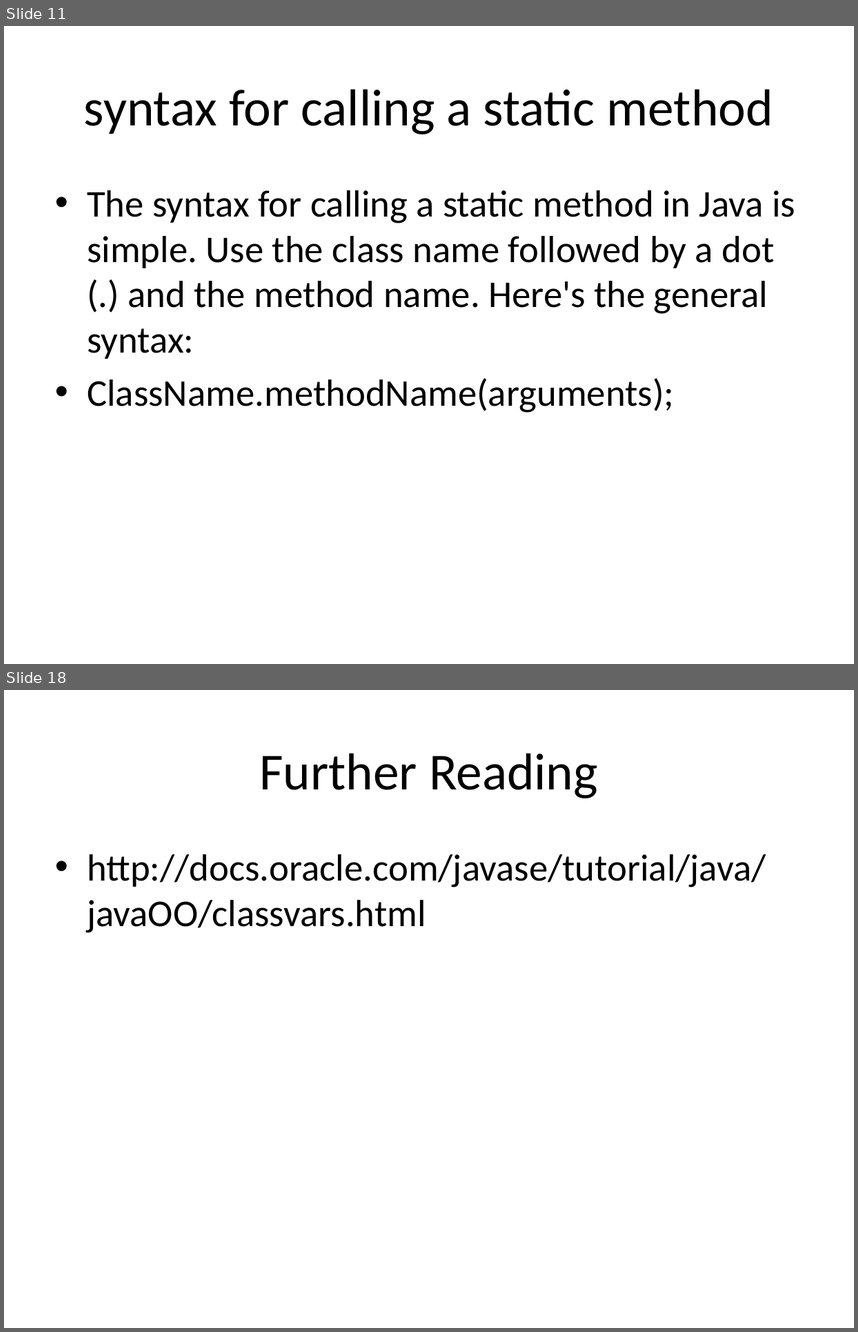
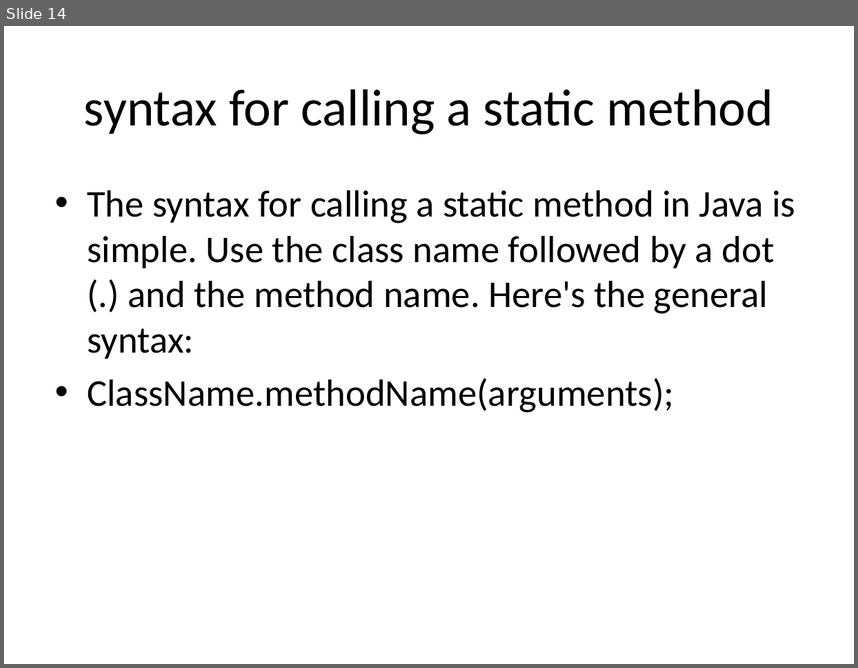
Before and after one commit to devipriyak/23-batch-III-SEM-JAVA, a slide deck: Static Keyword.pptx. Shown one above the other, each under a label of ours: slides 11 and 18 before the commit, slide 14 after it; the slides between them are not shown. The pictures are 858x1332 and 858x668 pixels, drawn with LibreOffice and Linux fonts; fonts in the diff are those of the drawing. Boxes give left, top, right and bottom in pixels: in the first picture for what was removed or moved away, otherwise in the second. Text is boxed around its words. In the diff, an @@ line names an element or a change of style, - is before the commit and + after.

```diff
--- a/Static Keyword.pptx
+++ b/Static Keyword.pptx
@@ slide 18 removed at <box>4,690,854,1328</box>, background #FFFFFF @@
@@ title removed at <box>259,753,598,798</box> @@
-Further Reading
@@ text removed at <box>87,854,766,933</box> @@
-• http://docs.oracle.com/javase/tutorial/java/javaOO/classvars.html
@@ what was slide 11 is now slide 14 @@
```
Also in this commit, not shown: 6 slides changed, 3 slides added, 2 other slides removed.
